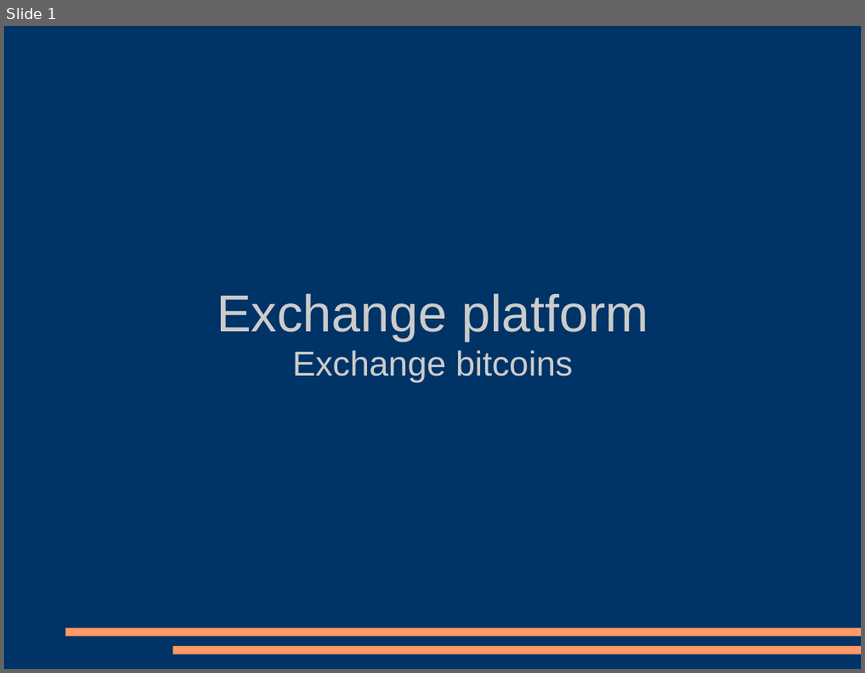
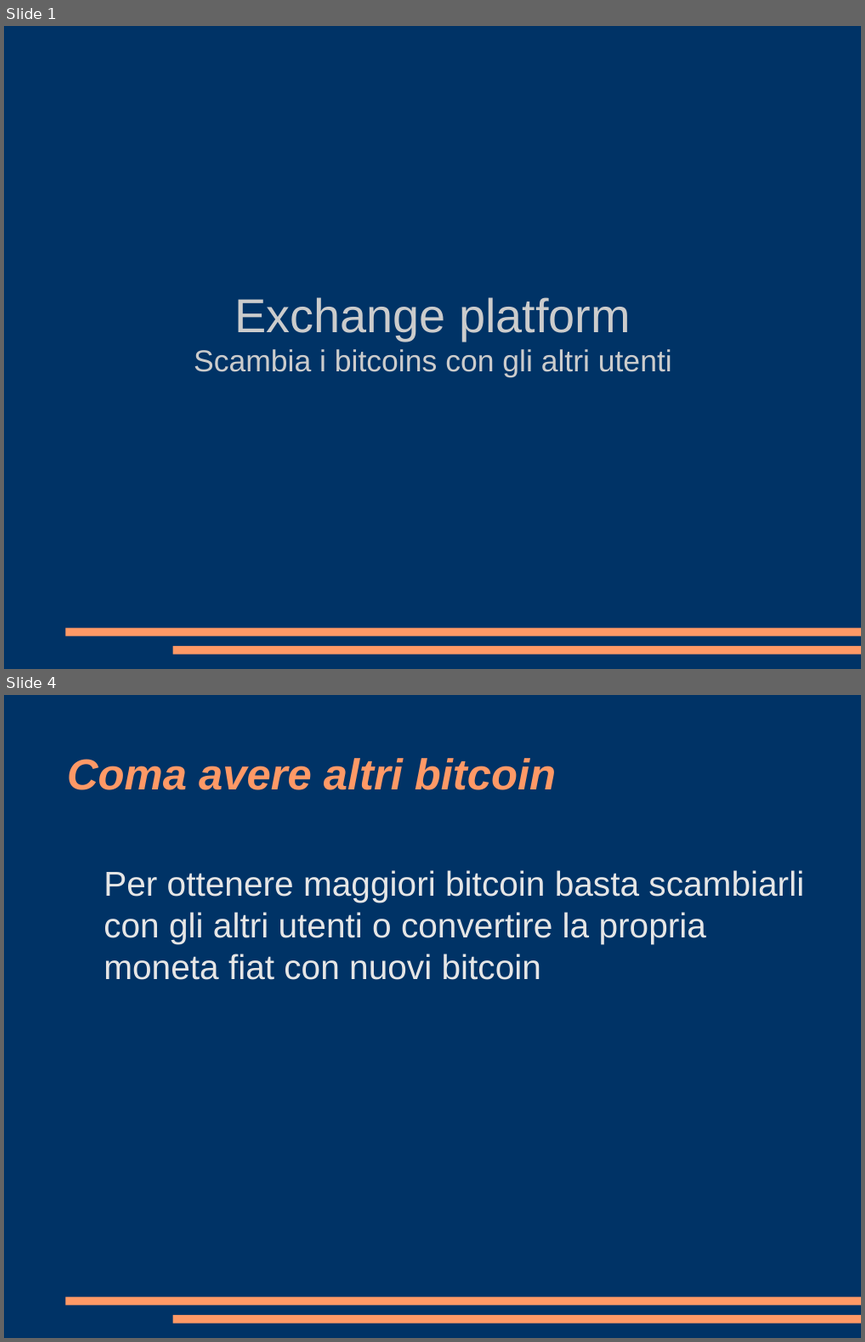
Before and after one commit to fachinmax/exchange_platform, a slide deck: presentazione.odp. Shown one above the other, each under a label of ours: slide 1 before the commit, slides 1 and 4 after it; the slides between them are not shown. The pictures are 865x673 and 865x1342 pixels, drawn with LibreOffice and Linux fonts; fonts in the diff are those of the drawing. Boxes give left, top, right and bottom in pixels: in the first picture for what was removed or moved away, otherwise in the second. Text is boxed around its words. In the diff, an @@ line names an element or a change of style, - is before the commit and + after.

```diff
--- a/presentazione.odp
+++ b/presentazione.odp
@@ slide 4 added at [4, 695, 861, 1338], background #003366; not listed: 2 template elements that a slide beside it also shows @@
@@ title added at [67, 758, 556, 790], 40 pt, text #FF9966, bold, italic @@
+Coma avere altri bitcoin
@@ text added at [103, 870, 804, 980], 32 pt, text #E6E6E6 @@
+Per ottenere maggiori bitcoin basta scambiarli con gli altri utenti o convertire la propria moneta fiat con nuovi bitcoin
@@ slide 1 changed as well @@
@@ subtitle at [234, 297, 630, 340]: size 48 to 44 pt in "Exchange platform" @@
@@ subtitle at [194, 349, 672, 378]: text changed; size 32 to 28 pt @@
-Exchange bitcoins
+Scambia i bitcoins con gli altri utenti
```
Also in this commit, not shown: 4 other slides changed, 5 other slides added, 1 slide removed.
